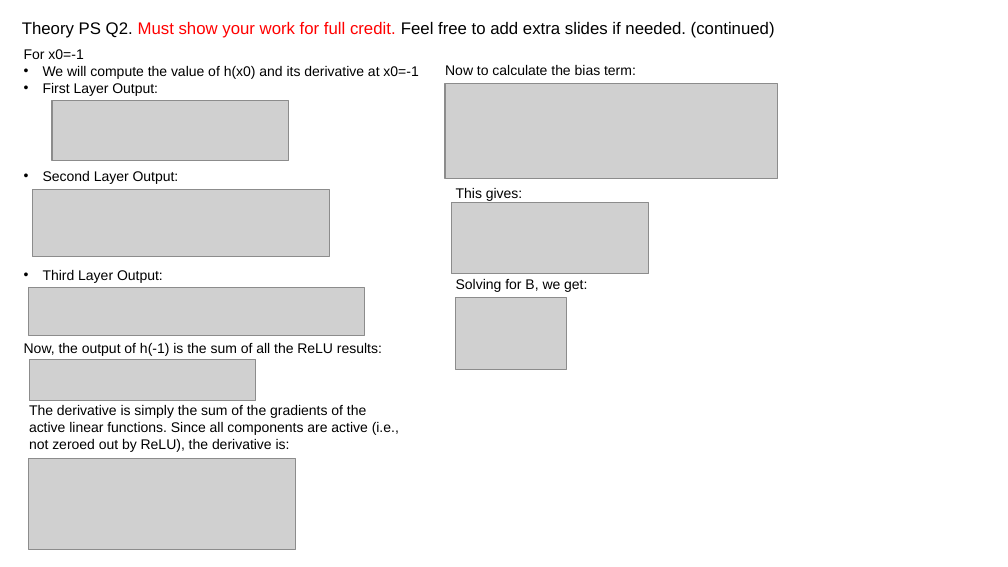
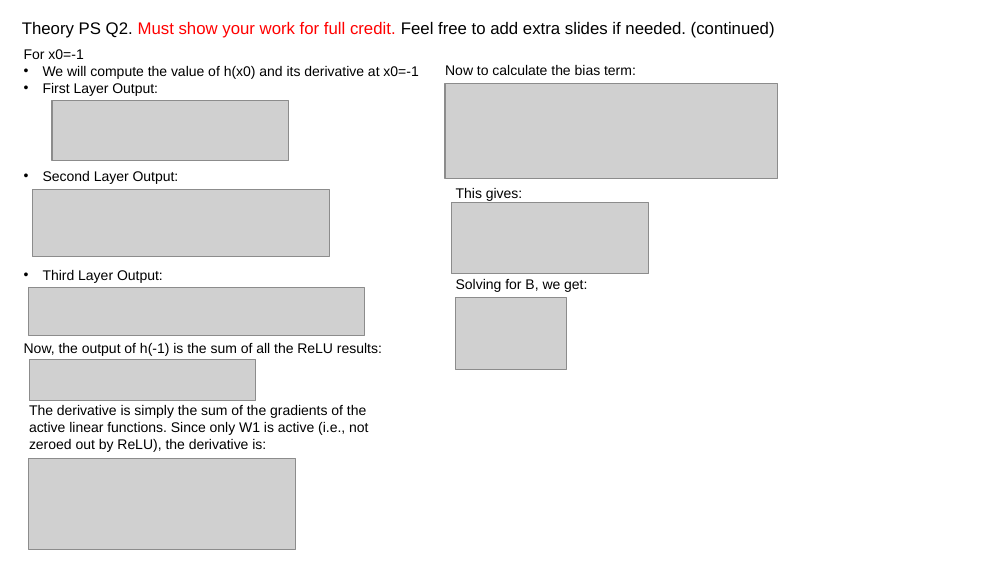
Before and after one commit to mccarvik/georgia_tech, a slide deck: slide 7 of deep_learning/2_assign/assignment2/report-template-a2 - McCarville.pptx. Drawn at 1008x567 pixels with LibreOffice and Linux fonts; fonts in the diff are those of the drawing; grey boxes stand for pictures. Boxes give left, top, right and bottom in pixels: in the first picture for what was removed or moved away, otherwise in the second. Text is boxed around its words. In the diff, an @@ line names an element or a change of style, - is before the commit and + after.

```diff
--- a/deep_learning/2_assign/assignment2/report-template-a2 - McCarville.pptx
+++ b/deep_learning/2_assign/assignment2/report-template-a2 - McCarville.pptx
@@ text at (29,405,368,452): text changed @@
-The derivative is simply the sum of the gradients of the active linear functions. Since all components are active (i.e., not zeroed out by ReLU), the derivative is:
+The derivative is simply the sum of the gradients of the active linear functions. Since only W1 is active (i.e., not zeroed out by ReLU), the derivative is:
```
Also in this commit, not shown: 6 other slides changed, 2 other files.
